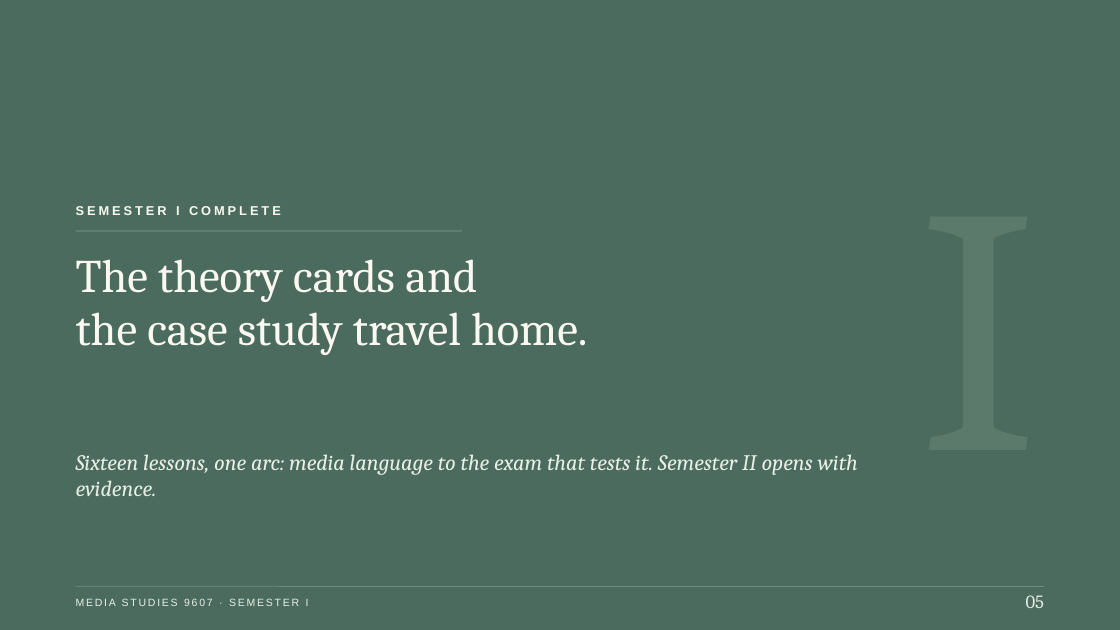
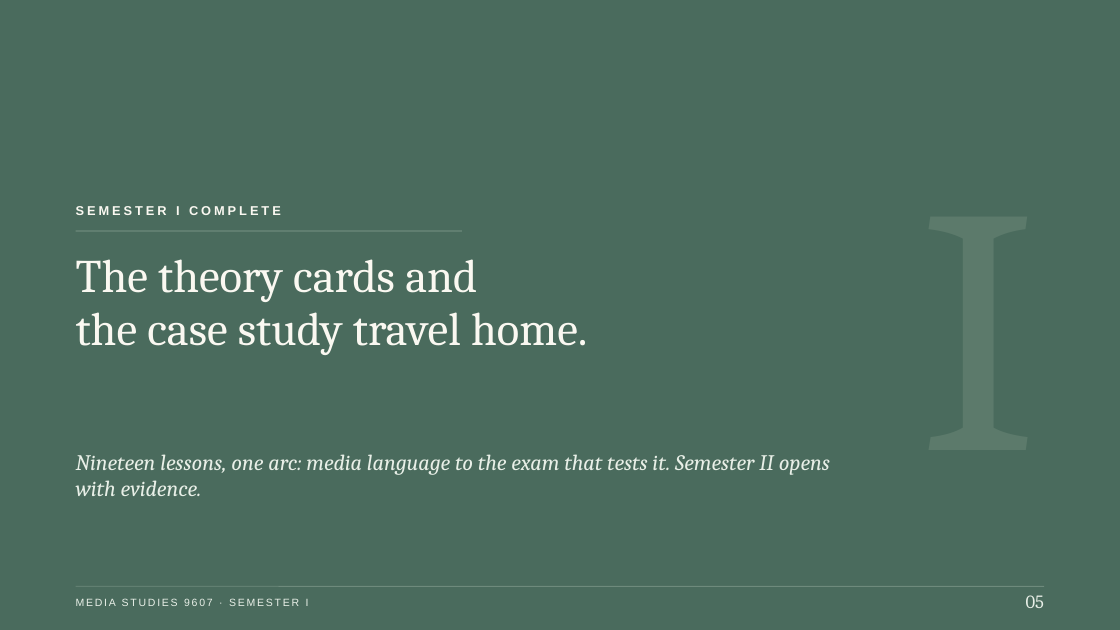
Before and after one commit to ohwowgreat/courses-site, a slide deck: slide 10 of content/decks/media-studies/media-studies-s1-lesson-19-end-of-term-exam-and-return.pptx. Drawn at 1120x630 pixels with LibreOffice and Linux fonts; fonts in the diff are those of the drawing. Boxes give left, top, right and bottom in pixels: in the first picture for what was removed or moved away, otherwise in the second. Text is boxed around its words. In the diff, an @@ line names an element or a change of style, - is before the commit and + after.

Commit message:
Auto-sync 2026-08-11 02:34
Published 278 of 301 pages (23 withheld, 198 had sections stripped) + the site landing page.
Reframed for students: 277 from cache, 0 rewritten.
Published 34 lesson deck(s) (art-appreciation 15/15, media-studies 19/19) and 8 course deck(s) (a-level-art-design 6, pre-a-level-art-design 2) — 2 copied.

```diff
--- a/content/decks/media-studies/media-studies-s1-lesson-19-end-of-term-exam-and-return.pptx
+++ b/content/decks/media-studies/media-studies-s1-lesson-19-end-of-term-exam-and-return.pptx
@@ text at [76, 454, 830, 496]: text changed @@
-Sixteen lessons, one arc: media language to the exam that tests it. Semester II opens with evidence.
+Nineteen lessons, one arc: media language to the exam that tests it. Semester II opens with evidence.
```
Also in this commit, not shown: 1 other file.
